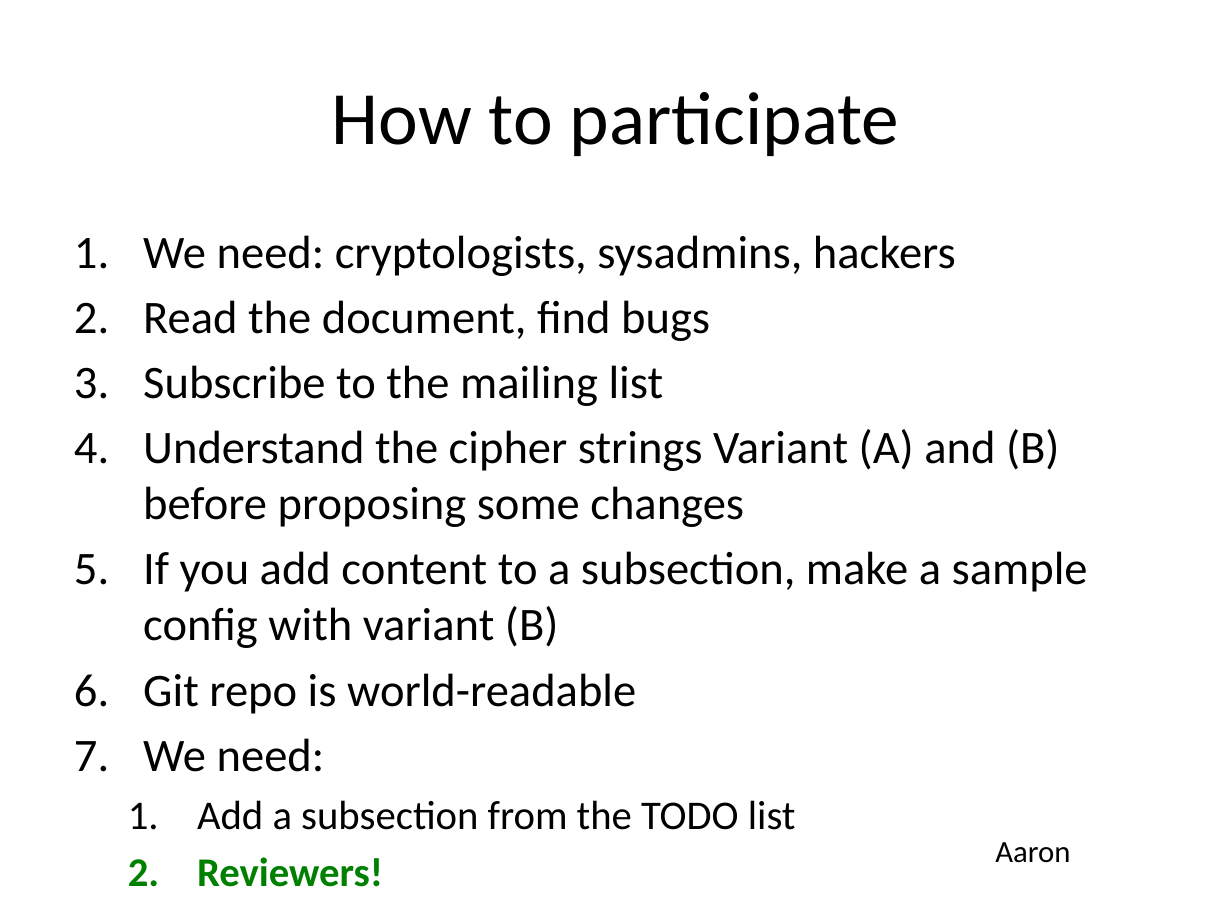
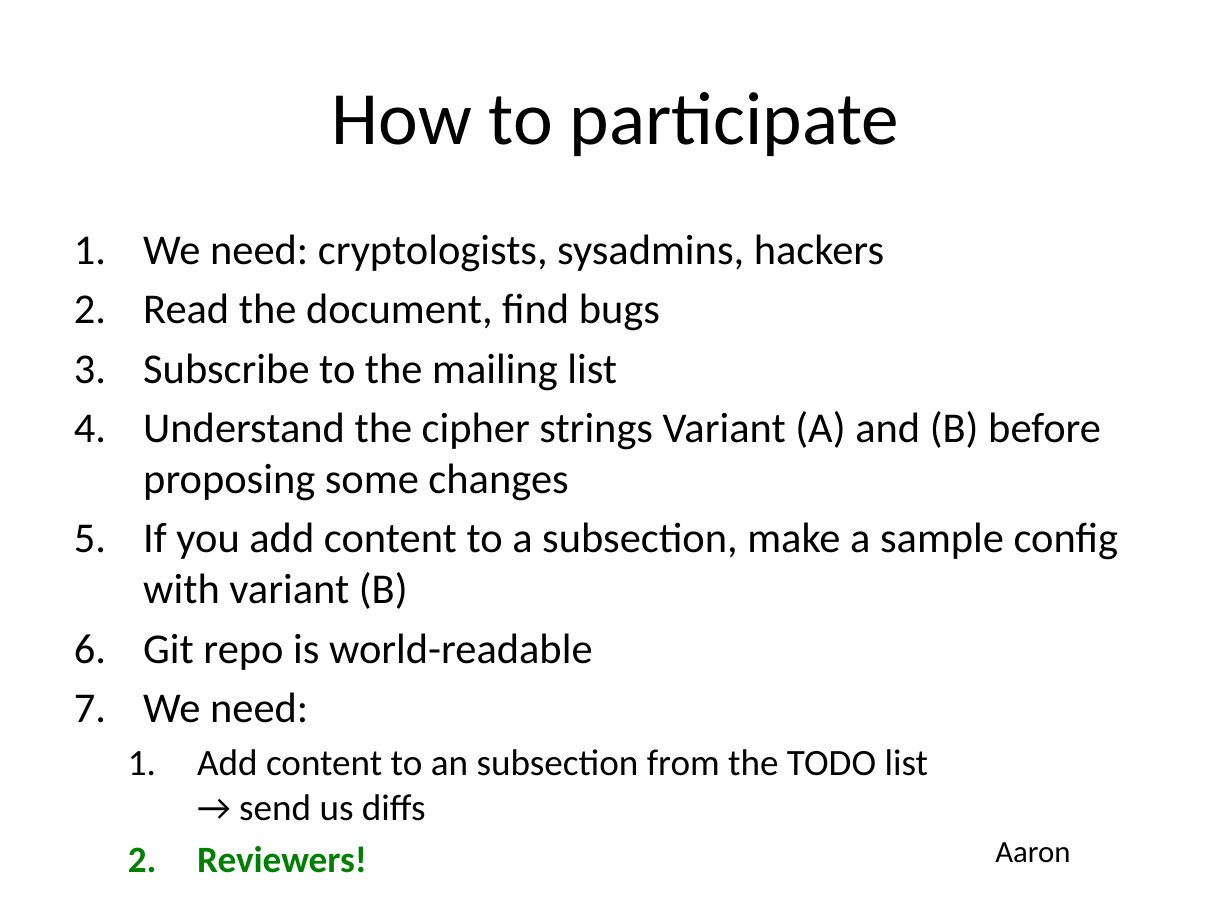
Before and after one commit to BetterCrypto/Applied-Crypto-Hardening, a slide deck: slide 40 of presentations/20131122-Deepsec-ACH project.pptx (slide 41 before the commit). Drawn at 1232x924 pixels with LibreOffice and Linux fonts; fonts in the diff are those of the drawing. Boxes give left, top, right and bottom in pixels: in the first picture for what was removed or moved away, otherwise in the second. Text is boxed around its words. In the diff, an @@ line names an element or a change of style, - is before the commit and + after.

```diff
--- a/presentations/20131122-Deepsec-ACH project.pptx
+++ b/presentations/20131122-Deepsec-ACH project.pptx
@@ text at [143, 234, 1118, 723]: size 27.2 to 24.8 pt in "We need: cryptologists, sysadmins, hackers", "Read the document, find bugs", "Subscribe to the mailing list", "Understand the cipher strings Variant (A) and ..." and 3 more places; size 23.8 to 21.7 pt in "Reviewers!" @@
@@ text at [197, 749, 929, 821]: text changed; size 23.8 to 21.7 pt @@
-  1. Add a subsection from the TODO list
+  1. Add content to an subsection from the TODO list
+     → send us diffs
```
Also in this commit, not shown: 9 other slides changed, 1 slide removed.
